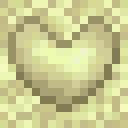
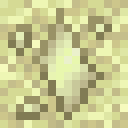
Layer changes from the first 128 × 128 image to the second:
added layer "Layer 3" above "Layer 6" over [8, 8, 112, 120]
added layer "Layer 4" above "island_heart" over [0, 0, 128, 128]
hid "island_heart" over [0, 0, 128, 128]
